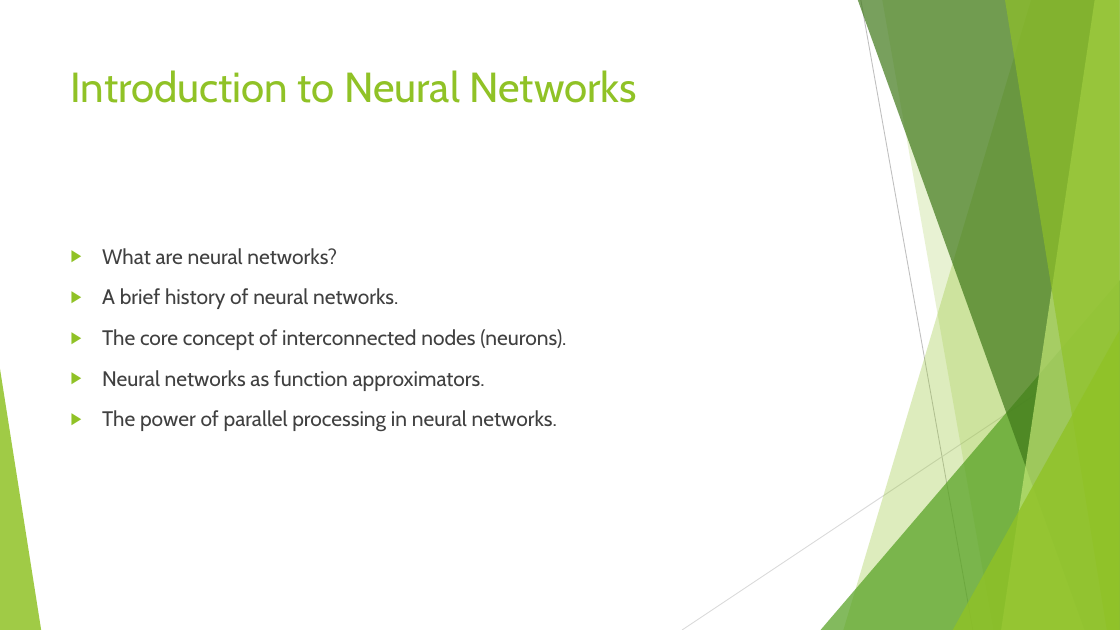
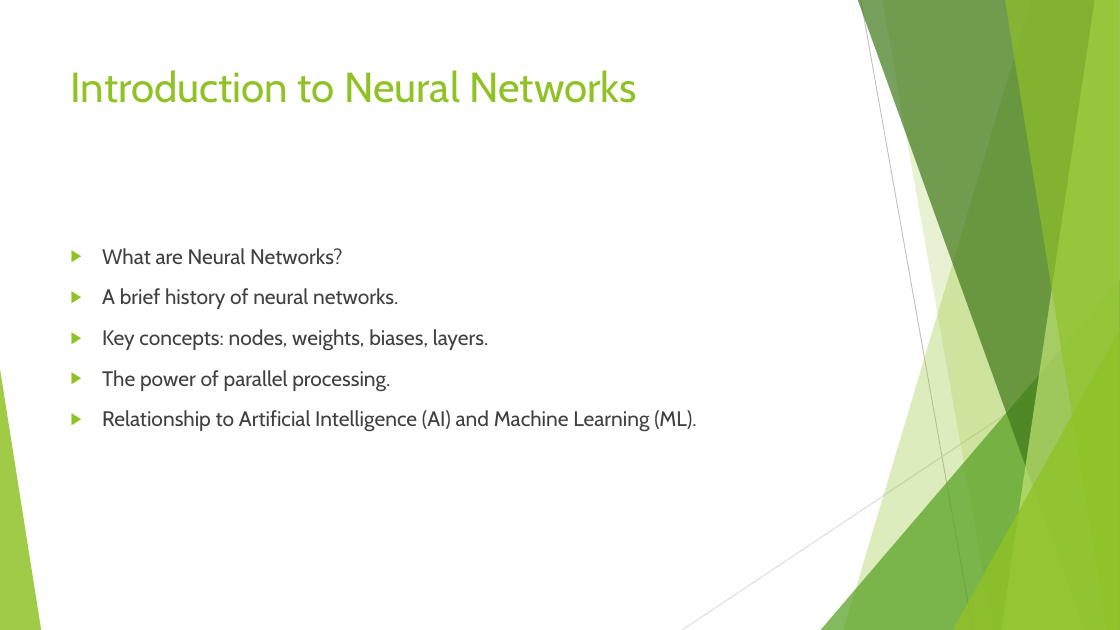
Before and after one commit to shubhamb025/Pdf_to_presentation_GenAI, a slide deck: slide 4 of output/topic_neural_networks.pptx. Drawn at 1120x630 pixels with LibreOffice and Linux fonts; fonts in the diff are those of the drawing. Boxes give left, top, right and bottom in pixels: in the first picture for what was removed or moved away, otherwise in the second. Text is boxed around its words. In the diff, an @@ line names an element or a change of style, - is before the commit and + after.

```diff
--- a/output/topic_neural_networks.pptx
+++ b/output/topic_neural_networks.pptx
@@ text at [102, 248, 342, 264]: text changed @@
-▶ What are neural networks?
+▶ What are Neural Networks?
@@ text at [102, 329, 696, 432]: text changed @@
-▶ The core concept of interconnected nodes (neurons).
-▶ Neural networks as function approximators.
-▶ The power of parallel processing in neural networks.
+▶ Key concepts: nodes, weights, biases, layers.
+▶ The power of parallel processing.
+▶ Relationship to Artificial Intelligence (AI) and Machine Learning (ML).
```
Also in this commit, not shown: 13 other slides changed, 1 slide added, 3 slides removed, 9 other files.
